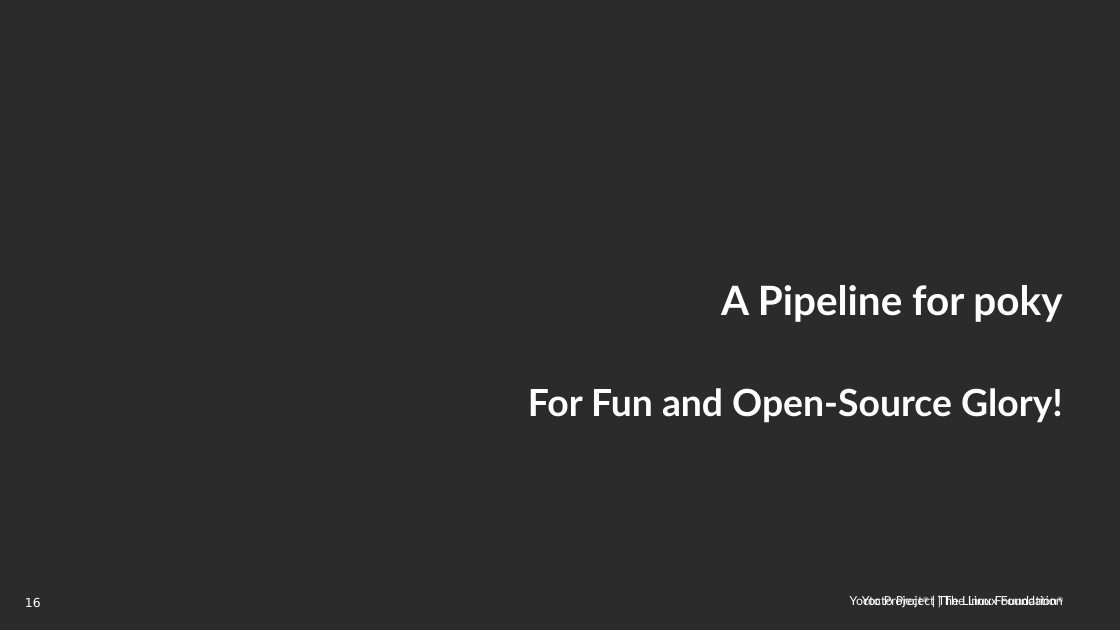
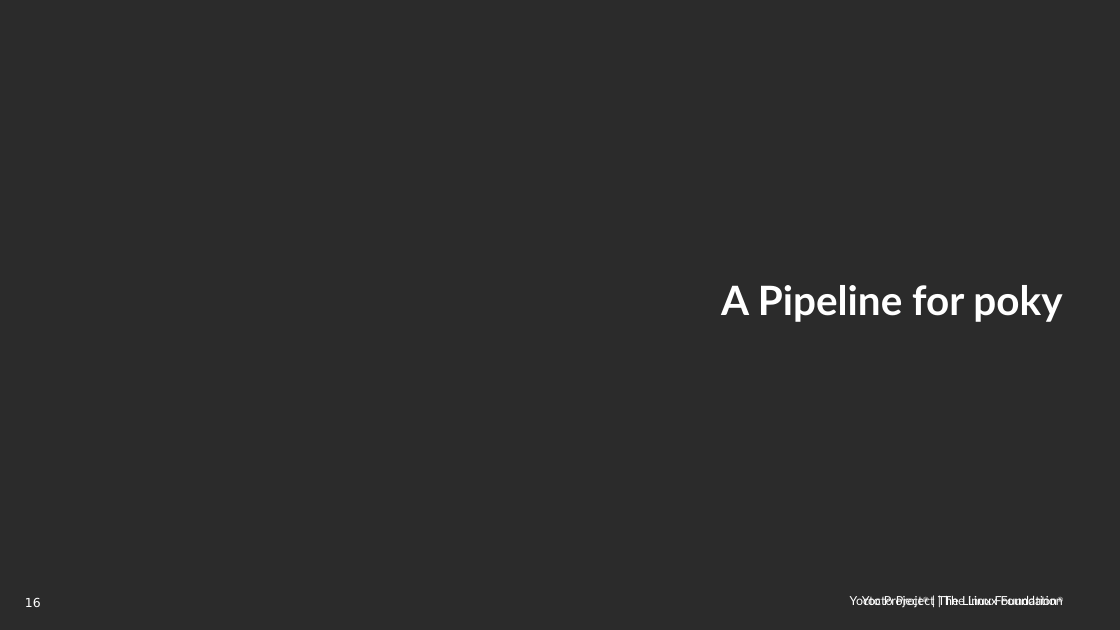
Before and after one commit to threexc/yocto-tekton, a slide deck: slide 16 of yddtalk/YP_DevDay_k8s_tekton.odp. Drawn at 1120x630 pixels with LibreOffice and Linux fonts; fonts in the diff are those of the drawing; background and template pictures are left out; a plain dark background stands for a picture behind light text. Boxes give left, top, right and bottom in pixels: in the first picture for what was removed or moved away, otherwise in the second. Text is boxed around its words. In the diff, an @@ line names an element or a change of style, - is before the commit and + after.

```diff
--- a/yddtalk/YP_DevDay_k8s_tekton.odp
+++ b/yddtalk/YP_DevDay_k8s_tekton.odp
@@ text removed at (528,388,1063,423) @@
-For Fun and Open-Source Glory!
```
Also in this commit, not shown: 6 other slides changed, 7 slides added, 2 slides removed.
